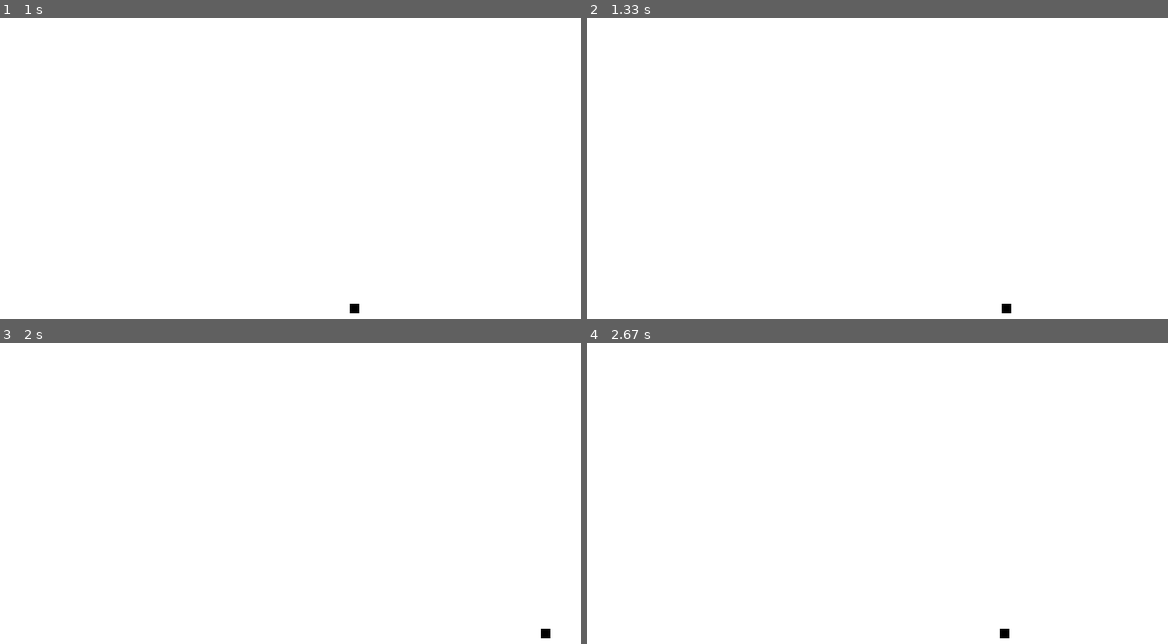
Above: before the commit, frames 1-4 (two rows, left to right).
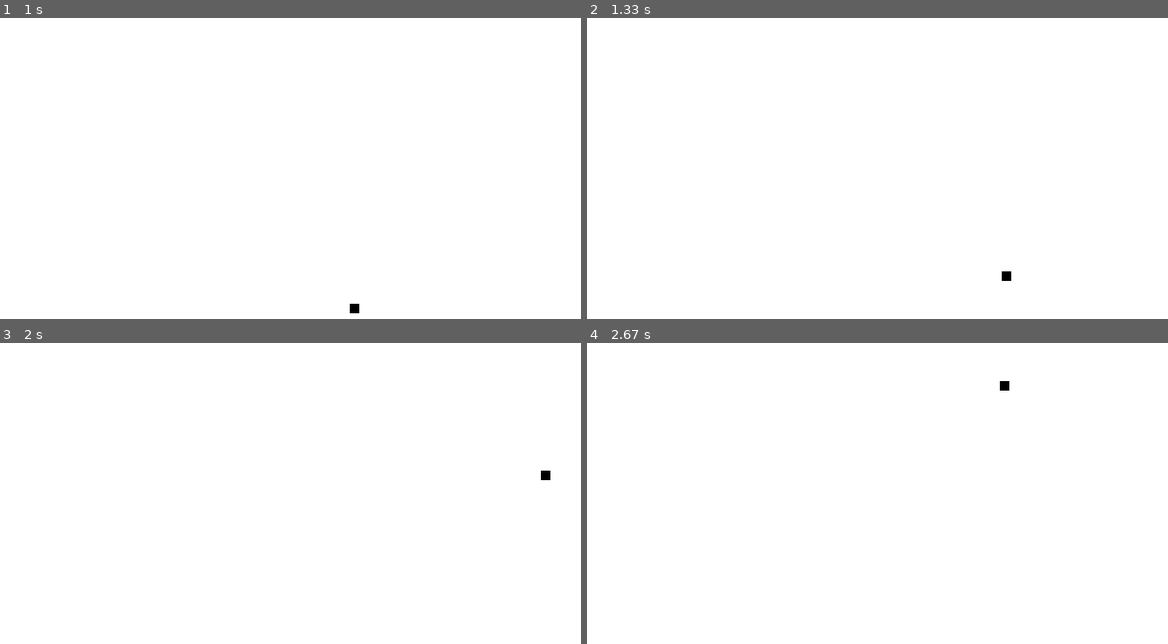
Above: after the commit, the same moments.

Repository: jorgii/pygametut
Game: pygame game, started from pygametut.py
Same seed, same stepped clock (60 frames per second), same inputs: the game is played once before the commit and once after it.
Inputs:
- Up to frame 1 (1 s): tap Enter at 0.33 s; hold Right from 0.67 s (still down)
- Up to frame 2 (1.33 s): release Right at 1.13 s; hold Up from 1.17 s (still down)
- Up to frame 3 (2 s): release Up at 1.47 s
- Up to frame 4 (2.67 s): hold Left 2-2.53 s; hold Down from 2.57 s (still down)

Frame 1 is identical in both runs. In frame 2, 0.1% of the frame differs, in the area x 71-74%, y 84-99%; in frame 3, 0.1%; in frame 4, 0.1%.

Commit message:
handle y movement

Diff:
--- a/pygametut.py
+++ b/pygametut.py
@@ -14,6 +14,7 @@
 lead_x = 300
 lead_y = 300
 lead_x_change = 0
+lead_y_change = 0
 
 clock = pygame.time.Clock()
 
@@ -24,9 +25,15 @@
         if event.type == pygame.KEYDOWN:
             if event.key == pygame.K_LEFT:
                 lead_x_change = -2
-            if event.key == pygame.K_RIGHT:
+            elif event.key == pygame.K_RIGHT:
                 lead_x_change = 2
+            elif event.key == pygame.K_UP:
+                lead_y_change = -2
+            elif event.key == pygame.K_DOWN:
+                lead_y_change = 2
+
     lead_x += lead_x_change
+    lead_y += lead_y_change
 
     game_display.fill(white)
     pygame.draw.rect(game_display, black, [lead_x, lead_y, 10, 10])
